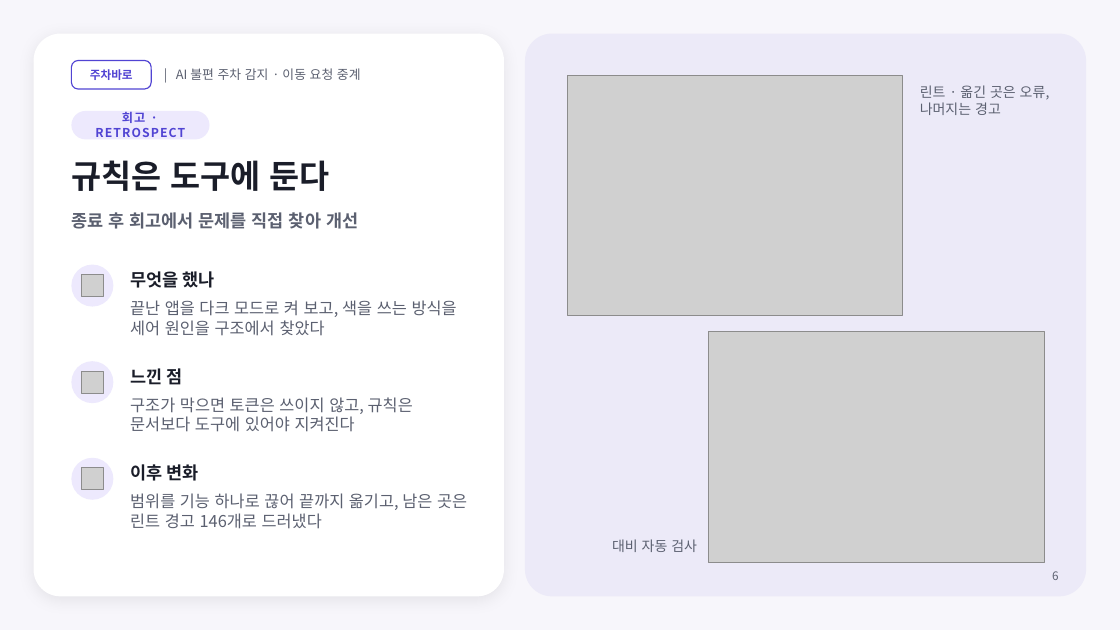
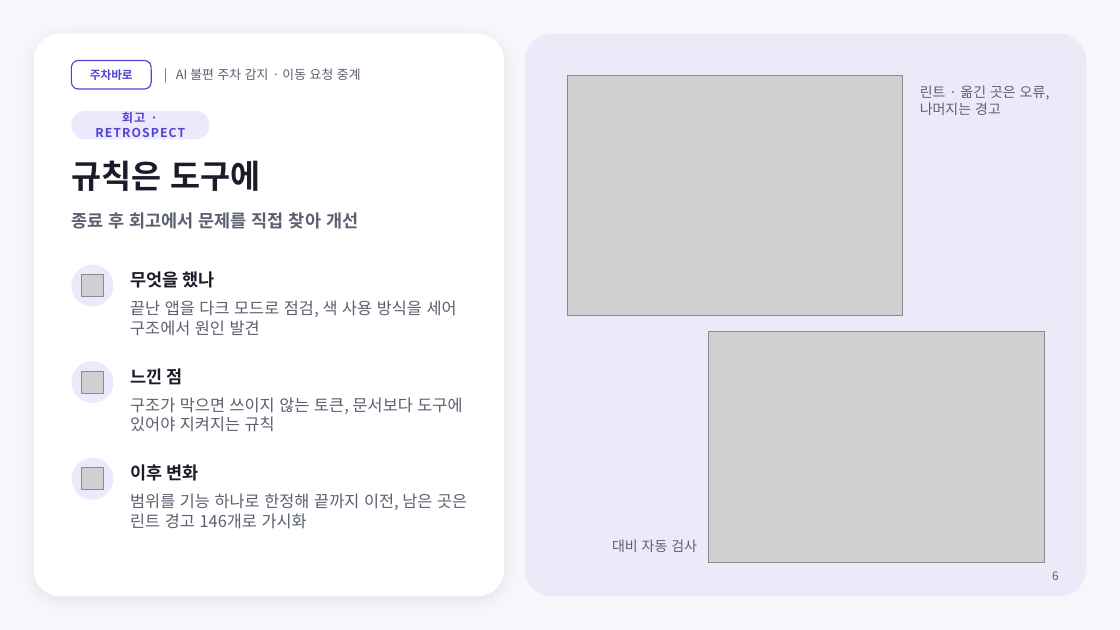
Before and after one commit to nias0ng/juchabaro, a slide deck: slide 6 of frontend/baro-app/docs/design-system/portfolio/deck/주차바로-포트폴리오.pptx. Drawn at 1120x630 pixels with LibreOffice and Linux fonts; fonts in the diff are those of the drawing; grey boxes stand for pictures. Boxes give left, top, right and bottom in pixels: in the first picture for what was removed or moved away, otherwise in the second. Text is boxed around its words. In the diff, an @@ line names an element or a change of style, - is before the commit and + after.

```diff
--- a/frontend/baro-app/docs/design-system/portfolio/deck/주차바로-포트폴리오.pptx
+++ b/frontend/baro-app/docs/design-system/portfolio/deck/주차바로-포트폴리오.pptx
@@ title at (71, 160, 261, 191): text changed @@
-규칙은 도구에 둔다
+규칙은 도구에
@@ text at (130, 300, 457, 336): text changed @@
-끝난 앱을 다크 모드로 켜 보고, 색을 쓰는 방식을 세어 원인을 구조에서 찾았다
+끝난 앱을 다크 모드로 점검, 색 사용 방식을 세어 구조에서 원인 발견
@@ text at (130, 397, 462, 432): text changed @@
-구조가 막으면 토큰은 쓰이지 않고, 규칙은 문서보다 도구에 있어야 지켜진다
+구조가 막으면 쓰이지 않는 토큰, 문서보다 도구에 있어야 지켜지는 규칙
@@ text at (130, 493, 467, 529): text changed @@
-범위를 기능 하나로 끊어 끝까지 옮기고, 남은 곳은 린트 경고 146개로 드러냈다
+범위를 기능 하나로 한정해 끝까지 이전, 남은 곳은 린트 경고 146개로 가시화
```
Also in this commit, not shown: 6 other slides changed, 1 other file.
